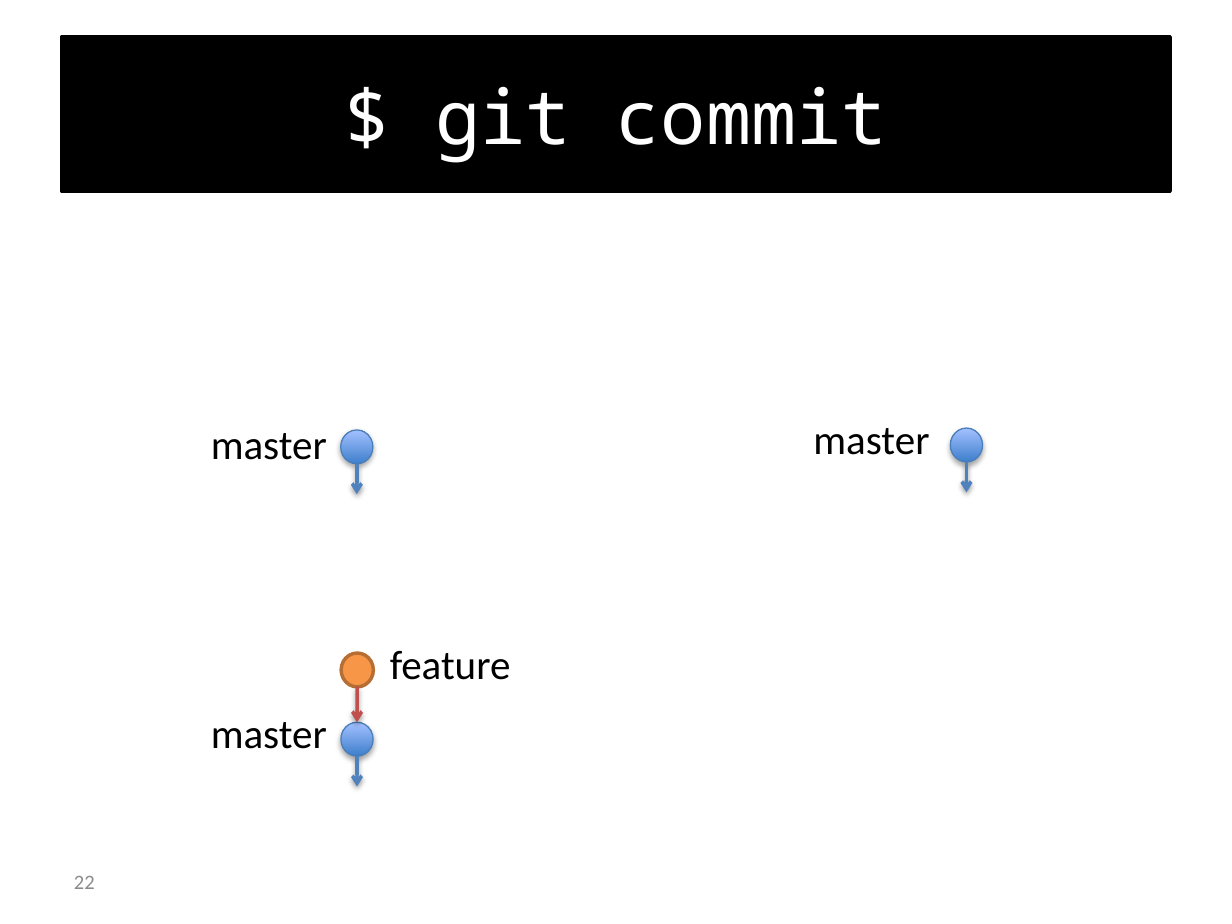
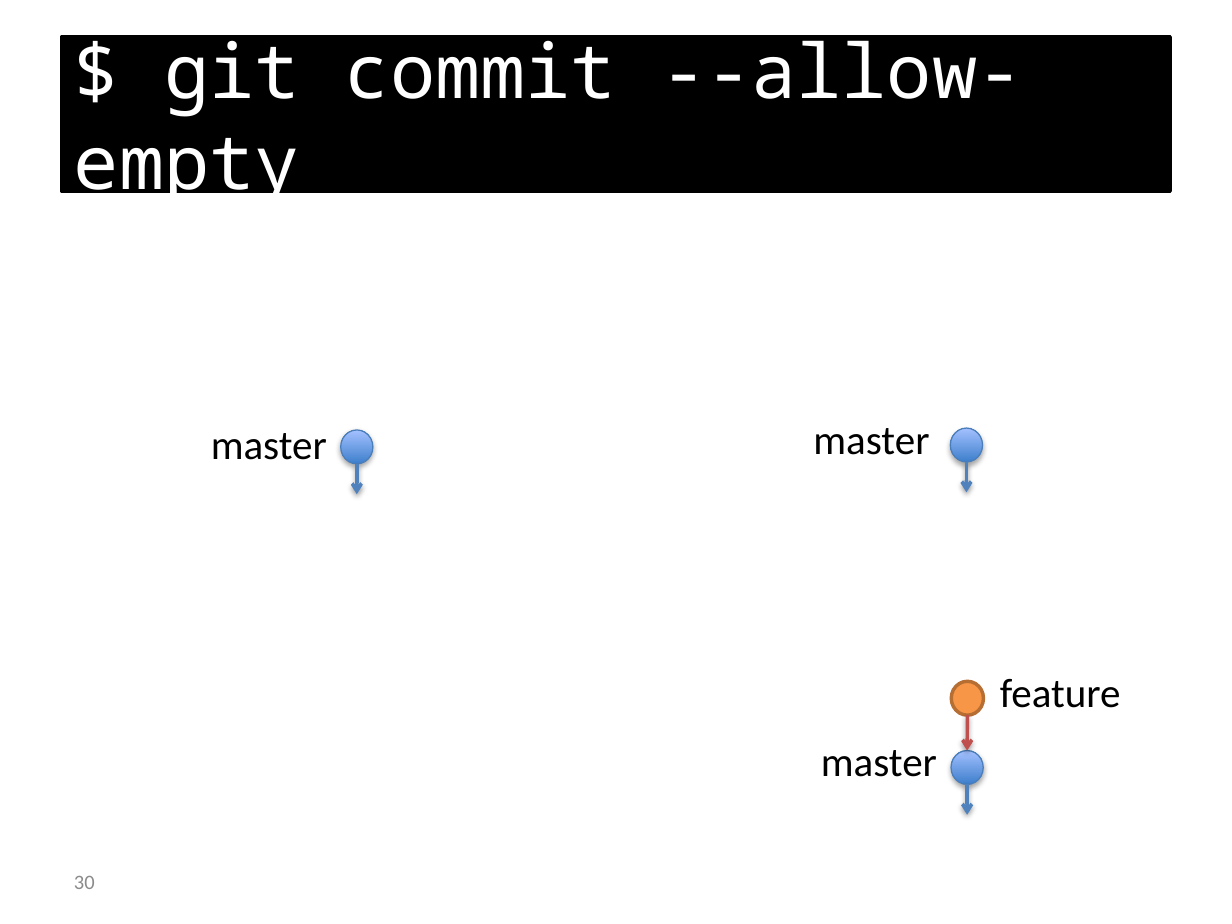
Before and after one commit to foss2serve/github-workflow-activity, a slide deck: slide 30 of presentation.pptx (slide 22 before the commit). Drawn at 1232x924 pixels with LibreOffice and Linux fonts; fonts in the diff are those of the drawing; background and template pictures are left out. Boxes give left, top, right and bottom in pixels: in the first picture for what was removed or moved away, otherwise in the second. Text is boxed around its words. In the diff, an @@ line names an element or a change of style, - is before the commit and + after.

```diff
--- a/presentation.pptx
+++ b/presentation.pptx
@@ title at (x1=74, y1=28, x2=1022, y2=209): text changed @@
-$ git commit
+$ git commit --allow-empty
@@ 2 texts, 2 arrows, 2 ellipses moved together from (x1=211, y1=651, x2=511, y2=786) to (x1=821, y1=679, x2=1121, y2=814) @@
@@ page number at (x1=74, y1=876, x2=95, y2=889): text changed @@
-22
+30
```
Also in this commit, not shown: 19 other slides changed, 33 slides added, 26 slides removed.
